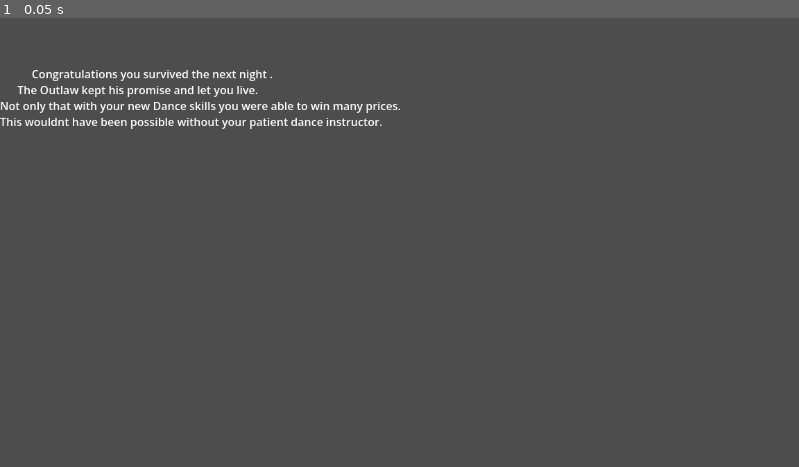
Above: before the commit, frame 1.
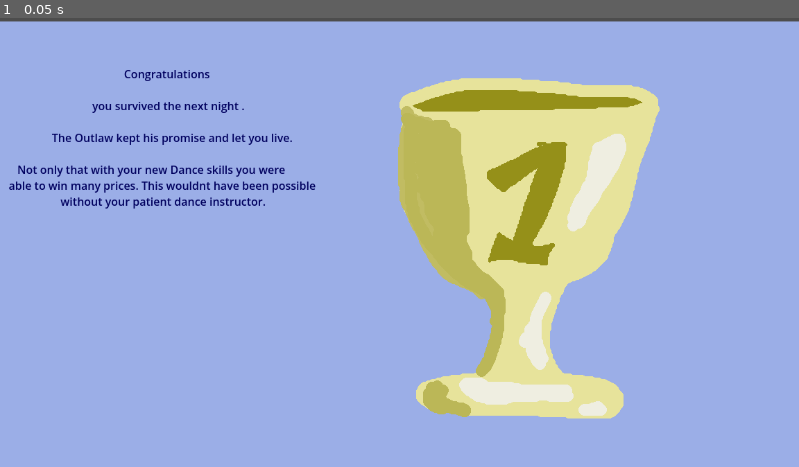
Above: after the commit, the same moment.

Repository: pakized/dancing-in-the-wild-west
Game: Godot game, scene res://Scenes/EndingScene.tscn
The game is run twice, just before and just after one commit, with the same random seed, the same clock (stepped at 60 frames per second) and the same inputs. This scene is started directly instead of the project's main scene.
Inputs:
- Up to frame 1 (0.05 s): no input

The runs differ from the first frame. In frame 1, 99% of the frame differs, in the area x 0-100%, y 0-100%.

Commit message:
mod ending scene to make it look cooler

Diff:
--- a/Scenes/EndingScene.tscn
+++ b/Scenes/EndingScene.tscn
@@ -1,4 +1,6 @@
 [gd_scene format=3 uid="uid://djcva6r10pwub"]
+
+[ext_resource type="Texture2D" uid="uid://cvshngn80uuji" path="res://Assets/UI/Ending.png" id="1_4l0lt"]
 
 [node name="Node2D" type="Node2D" unique_id=1493641745]
 
@@ -12,10 +14,22 @@
 layout_mode = 0
 offset_right = 1155.0
 offset_bottom = 649.0
+theme_override_colors/default_color = Color(0, 0, 0.36862746, 1)
+theme_override_colors/font_shadow_color = Color(0, 0, 0, 0)
 text = "
 
 
-           Congratulations you survived the next night .
-      The Outlaw kept his promise and let you live.
-Not only that with your new Dance skills you were able to win many prices.
-This wouldnt have been possible without your patient dance instructor. "
+                                           Congratulations
+
+                                you survived the next night .
+
+                  The Outlaw kept his promise and let you live.
+
+      Not only that with your new Dance skills you were
+   able to win many prices. This wouldnt have been possible
+                     without your patient dance instructor. "
+
+[node name="Sprite2D" type="Sprite2D" parent="." unique_id=1886621287]
+z_index = -1
+position = Vector2(576, 329)
+texture = ExtResource("1_4l0lt")
Binary file added: Assets/UI/Ending.aseprite
Binary file added: Assets/UI/Ending.png
Not shown, added: Assets/UI/Ending.png.import
